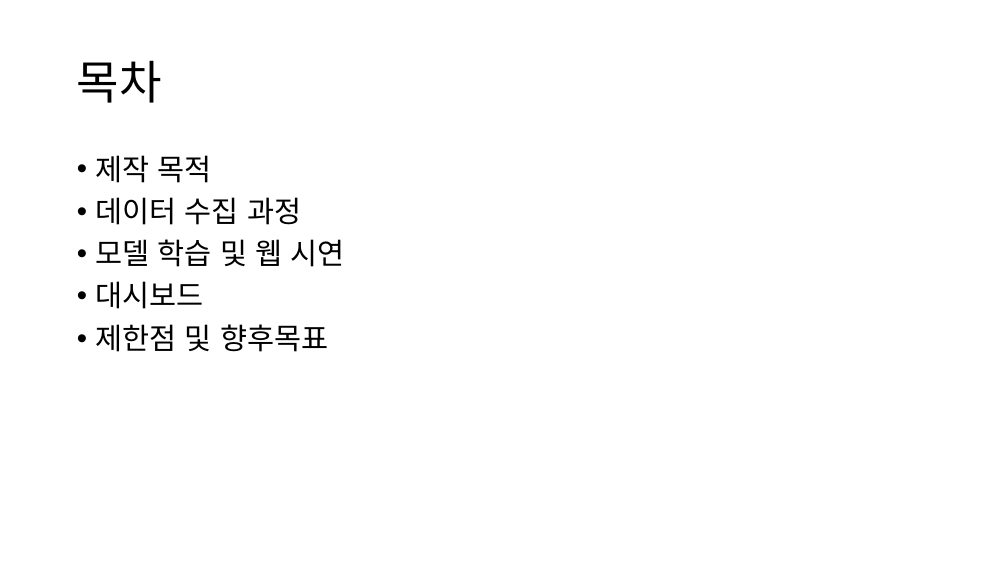
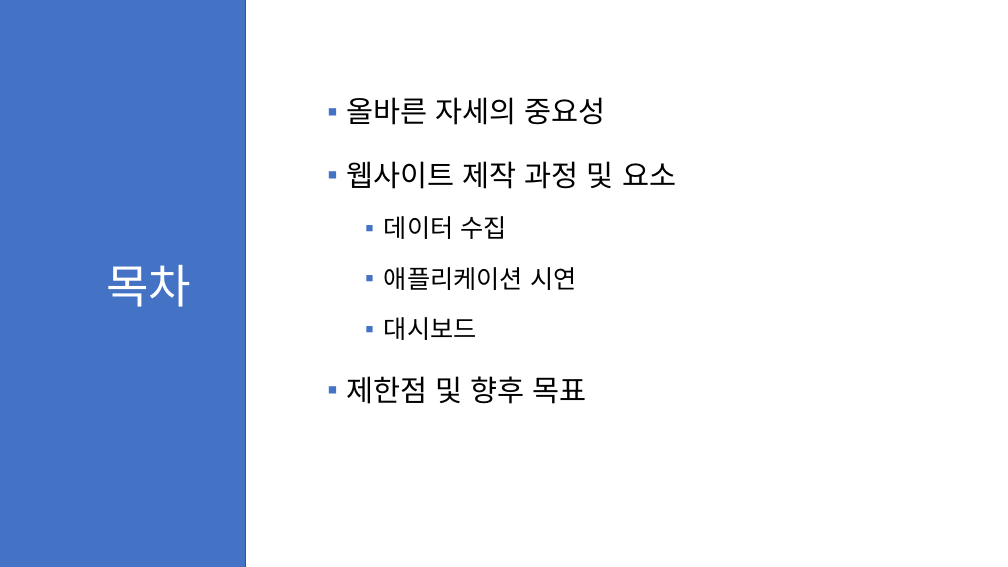
Before and after one commit to yjmd2222/Section-4-Project, a slide deck: slide 2 of 발표 ppt.pptx (slide 1 before the commit). Drawn at 1008x567 pixels with LibreOffice and Linux fonts; fonts in the diff are those of the drawing. Boxes give left, top, right and bottom in pixels: in the first picture for what was removed or moved away, otherwise in the second. Text is boxed around its words. In the diff, an @@ line names an element or a change of style, - is before the commit and + after.

```diff
--- a/발표 ppt.pptx
+++ b/발표 ppt.pptx
@@ rectangle added at <box>0,0,246,567</box>, fill #4472C4, outline #325491 1 pt @@
@@ text "올바른 자세의 중요성": place and size @@
-text "올바른 자세의 중요성" at <box>96,155,345,352</box>
+text "올바른 자세의 중요성" at <box>346,97,676,404</box>
@@ text at <box>346,97,676,290</box>: text changed @@
-• 제작 목적
-• 데이터 수집 과정
-• 모델 학습 및 웹 시연
+▪ 올바른 자세의 중요성
+▪ 웹사이트 제작 과정 및 요소
+  ▪ 데이터 수집
+  ▪ 애플리케이션 시연
@@ title "목차": place and size @@
-title "목차" at <box>77,60,162,103</box>
+title "목차" at <box>106,265,191,307</box>
@@ title "목차" at <box>106,265,191,307</box>: text colour #000000 to #FFFFFF @@
@@ text at <box>384,317,477,340</box>: size 28 to 24 pt in "대시보드"; bullet • to ▪; list level 1 to 2 in "대시보드"; line spacing 0.9 to 1.5 @@
@@ text at <box>346,376,587,404</box>: text changed @@
-• 제한점 및 향후목표
+▪ 제한점 및 향후 목표
```
Also in this commit, not shown: 3 other slides changed, 3 slides added, 5 slides removed.
